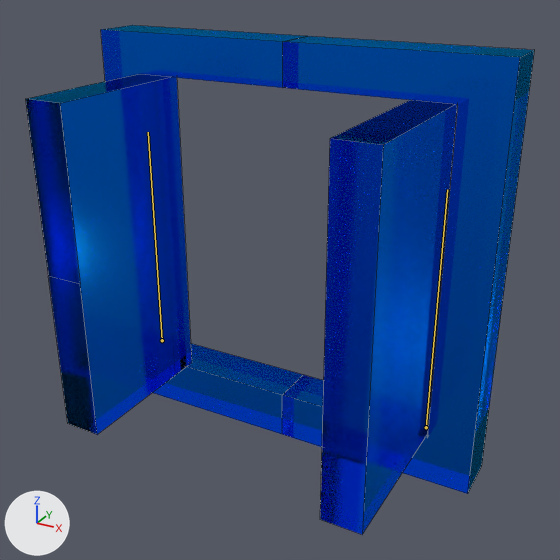
A saved change to the Blender file assets/Meshes/Window.blend.
Camera for both pictures: a 50 mm lens placed at (1.66, -3.05, 1.22), pointed at (0.1, -0.22, -0.19). Arrows for +X, +Y and +Z are at lower left; the lights stay in place. The older version comes first. Both versions are drawn at frame 25 of the action 'Action'; the numbers are the values there. The bones that bend it are drawn over the model as lines. Mesh edges are drawn as thin lines.

In view in the first picture: 'Frame', 'WindowLeft', 'WindowRight'.
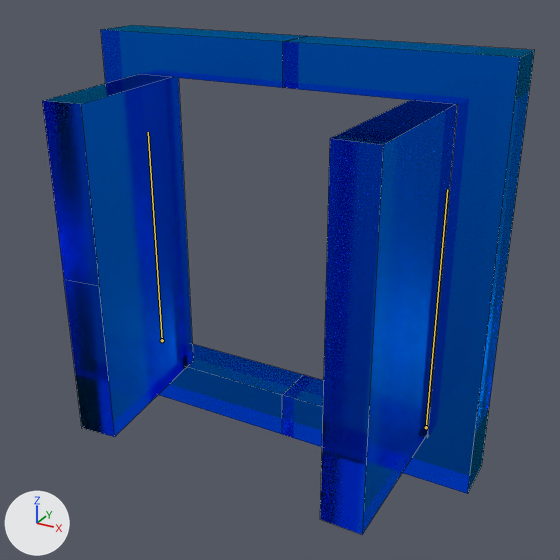
The change, as a diff of the scene's bpy script:
```diff
--- a/assets/Meshes/Window.blend.py
+++ b/assets/Meshes/Window.blend.py
@@ bone_bone_001 @@
 bone_bone_001 = bpy.data.objects['Window'].pose.bones['Bone.001']
-bone_bone_001.rotation_quaternion = (0.0, 0.0, -1.0, 0.0)  # degrees (0, -180, 0)
+bone_bone_001.rotation_quaternion = (0.056, 0.0, -0.977, 0.0)  # degrees (0, -173, 0)
```

Changed parts and their boxes (x1, y1, x2, y2) in the pictures (560 x 560 px):
'WindowLeft', posed (10% narrower)
    before: (25, 74, 192, 434)
    after: (42, 74, 193, 437)
